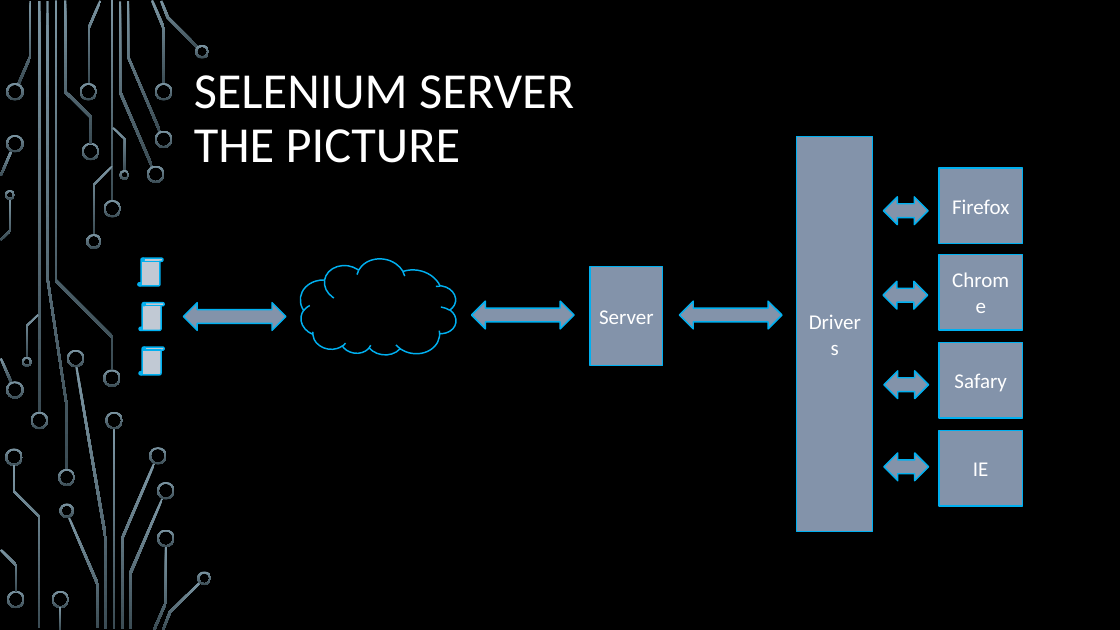
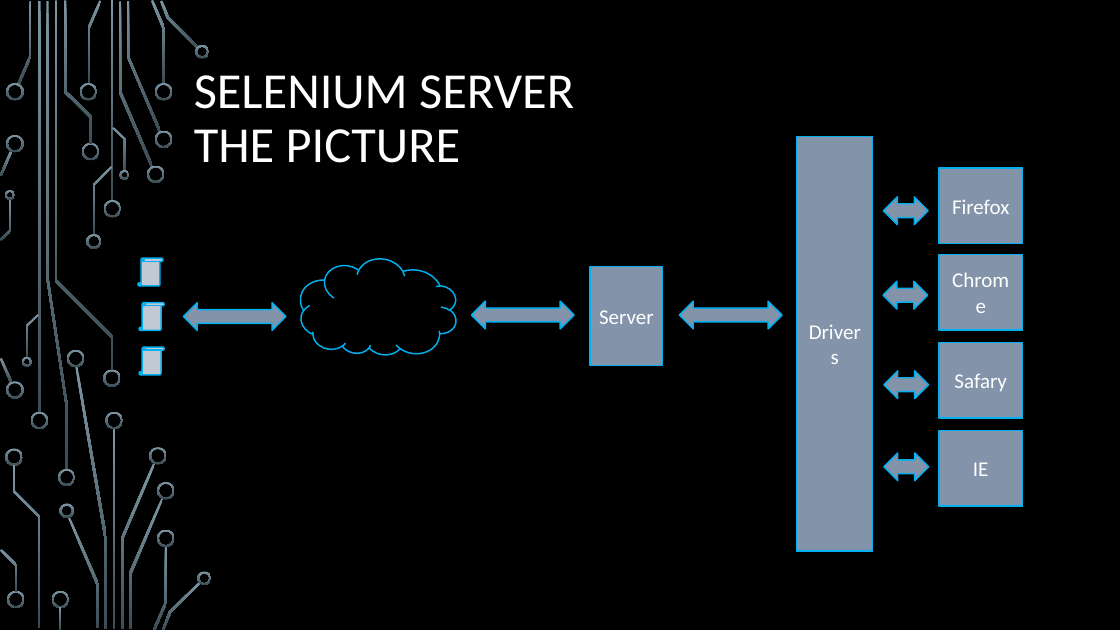
Before and after one commit to oskarCv/Selenium, a slide deck: slide 31 of Selenium/SeleniumFromScratch.pptx. Drawn at 1120x630 pixels with LibreOffice and Linux fonts; fonts in the diff are those of the drawing; background and template pictures are left out. Boxes give left, top, right and bottom in pixels: in the first picture for what was removed or moved away, otherwise in the second. Text is boxed around its words. In the diff, an @@ line names an element or a change of style, - is before the commit and + after.

```diff
--- a/Selenium/SeleniumFromScratch.pptx
+++ b/Selenium/SeleniumFromScratch.pptx
@@ rectangle "Drivers": place and size @@
-rectangle "Drivers" at (797, 136, 873, 532)
+rectangle "Drivers" at (797, 136, 873, 551)
```
Also in this commit, not shown: 8 other slides changed, 4 other files.
